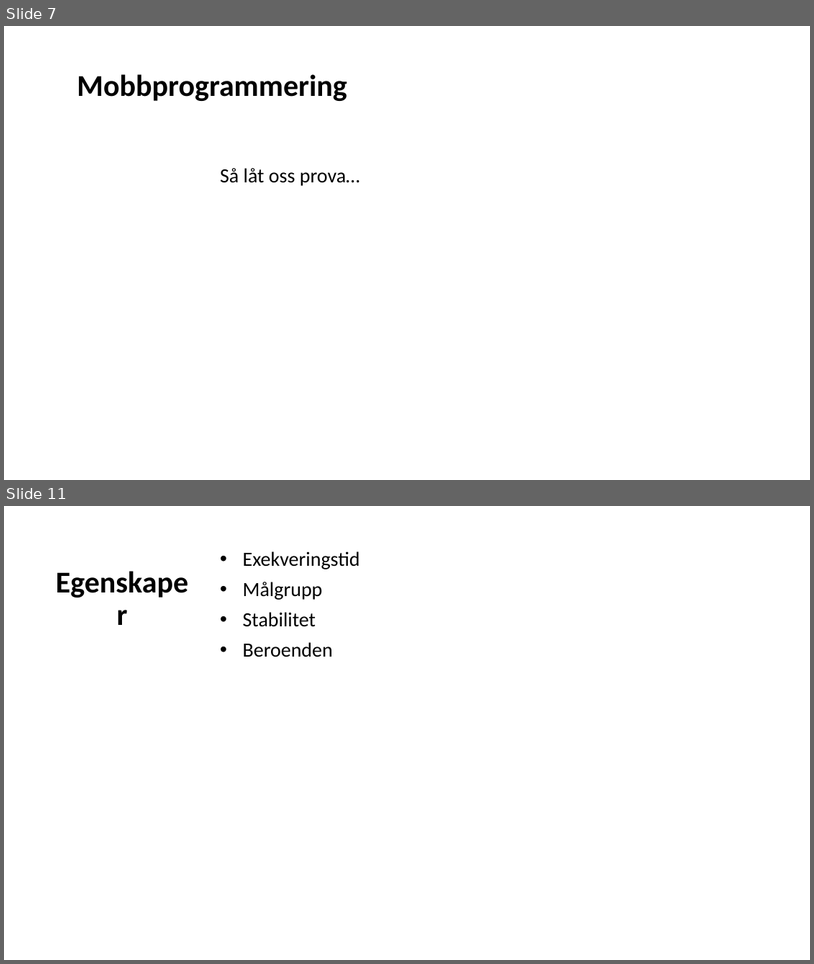
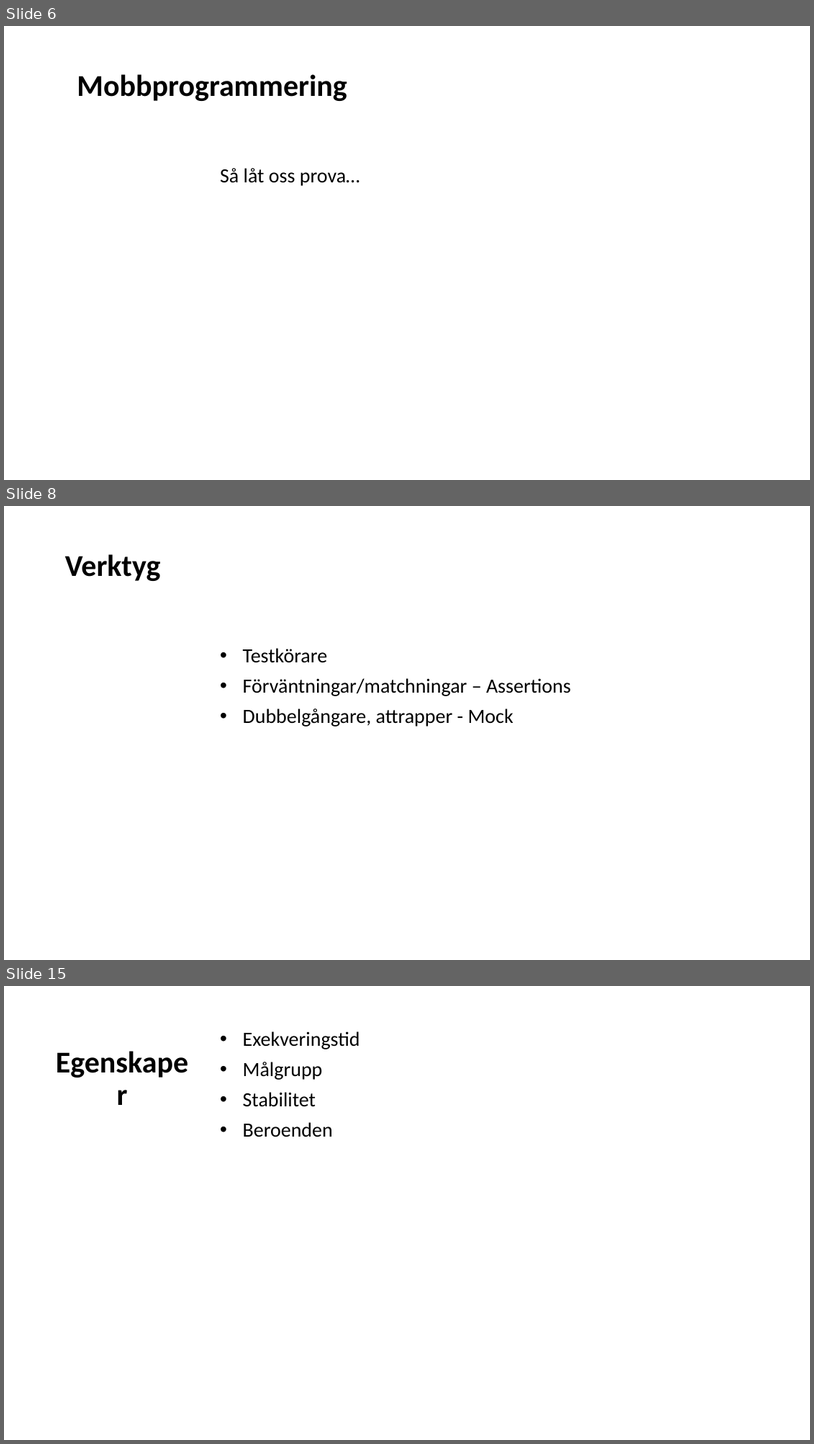
Before and after one commit to Omegapoint/tdd-lab, a slide deck: TDD-Presentation.pptx. Shown one above the other, each under a label of ours: slides 7 and 11 before the commit, slides 6, 8 and 15 after it; the slides between them are not shown. The pictures are 814x964 and 814x1444 pixels, drawn with LibreOffice and Linux fonts; fonts in the diff are those of the drawing. Boxes give left, top, right and bottom in pixels: in the first picture for what was removed or moved away, otherwise in the second. Text is boxed around its words. In the diff, an @@ line names an element or a change of style, - is before the commit and + after.

```diff
--- a/TDD-Presentation.pptx
+++ b/TDD-Presentation.pptx
@@ slide 8 added at <box>4,506,810,960</box>, background #FFFFFF @@
@@ title added at <box>65,554,161,581</box>, 36 pt, text #000000, bold @@
+Verktyg
@@ subtitle added at <box>243,648,571,726</box>, 24 pt, text #000000 @@
+• Testkörare
+• Förväntningar/matchningar – Assertions
+• Dubbelgångare, attrapper - Mock
@@ what was slide 7 is now slide 6 @@
@@ what was slide 11 is now slide 15 @@
```
Also in this commit, not shown: 2 slides changed, 6 other slides added, 5 slides removed, 1 other file.
